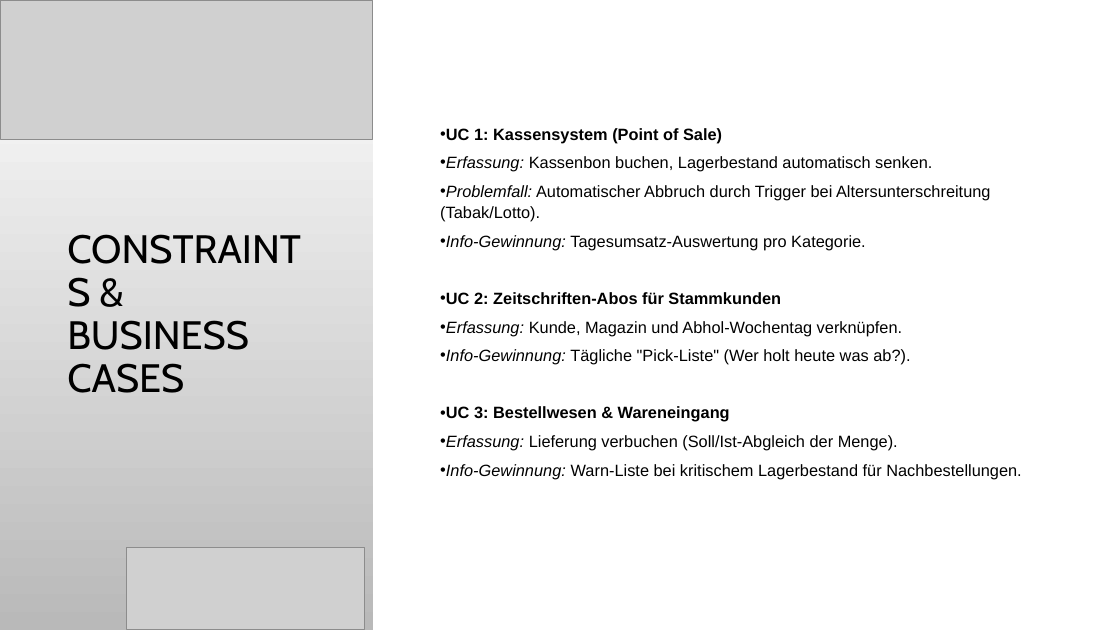
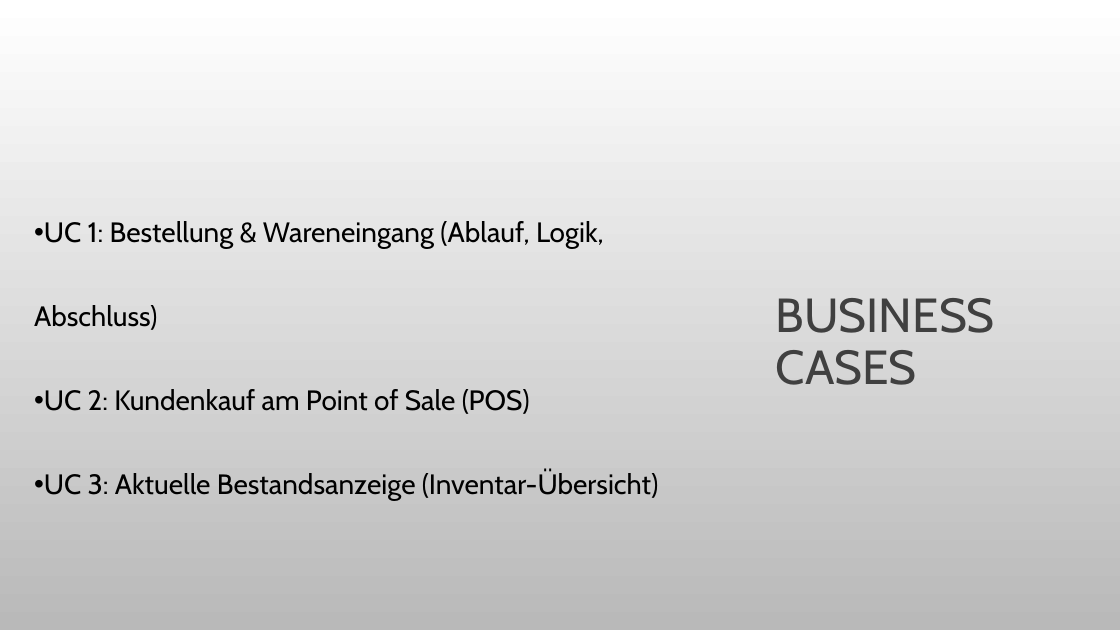
Before and after one commit to friedlmichi/TrafikDBIProjekt, a slide deck: slide 4 of docs/Präsentation1803.pptx. Drawn at 1120x630 pixels with LibreOffice and Linux fonts; fonts in the diff are those of the drawing; grey boxes stand for pictures; background and template pictures are left out. Boxes give left, top, right and bottom in pixels: in the first picture for what was removed or moved away, otherwise in the second. Text is boxed around its words. In the diff, an @@ line names an element or a change of style, - is before the commit and + after.

```diff
--- a/docs/Präsentation1803.pptx
+++ b/docs/Präsentation1803.pptx
@@ rectangle removed at [0, 0, 373, 630] @@
@@ picture removed at [0, 0, 373, 139] @@
@@ rectangle removed at [373, 0, 1120, 630] @@
@@ text removed at [440, 128, 1021, 479] @@
-• UC 1: Kassensystem (Point of Sale)
-• Erfassung: Kassenbon buchen, Lagerbestand automatisch senken.
-• Problemfall: Automatischer Abbruch durch Trigger bei Altersunterschreitung (Tabak/Lotto).
-• Info-Gewinnung: Tagesumsatz-Auswertung pro Kategorie.
-• UC 2: Zeitschriften-Abos für Stammkunden
-• Erfassung: Kunde, Magazin und Abhol-Wochentag verknüpfen.
-• Info-Gewinnung: Tägliche "Pick-Liste" (Wer holt heute was ab?).
-• UC 3: Bestellwesen & Wareneingang
-• Erfassung: Lieferung verbuchen (Soll/Ist-Abgleich der Menge).
-• Info-Gewinnung: Warn-Liste bei kritischem Lagerbestand für Nachbestellungen.
@@ text added at [34, 221, 658, 501], 24 pt, text #000000 @@
+• UC 1: Bestellung & Wareneingang (Ablauf, Logik, Abschluss)
+• UC 2: Kundenkauf am Point of Sale (POS)
+• UC 3: Aktuelle Bestandsanzeige (Inventar-Übersicht)
@@ title "BUSINESS CASES" at [776, 298, 995, 385]: vertical alignment middle to bottom @@
@@ title at [776, 298, 995, 385]: text changed; size 34 to 41 pt; text colour #000000 to #404040 @@
-CONSTRAINTS & BUSINESS CASES
+BUSINESS CASES
@@ picture removed at [127, 548, 365, 630] @@
```
Also in this commit, not shown: 1 other slide changed, 4 other files.
